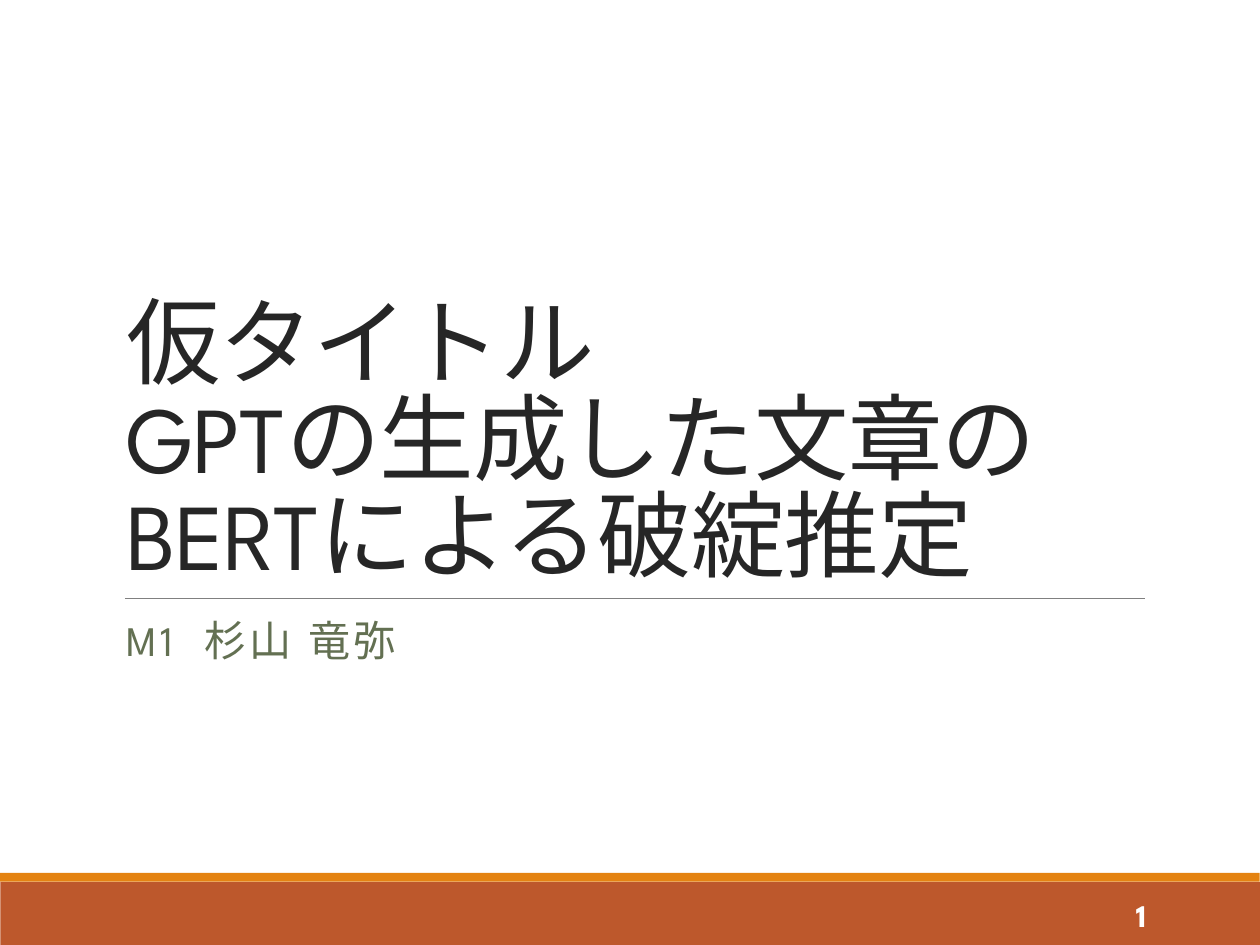
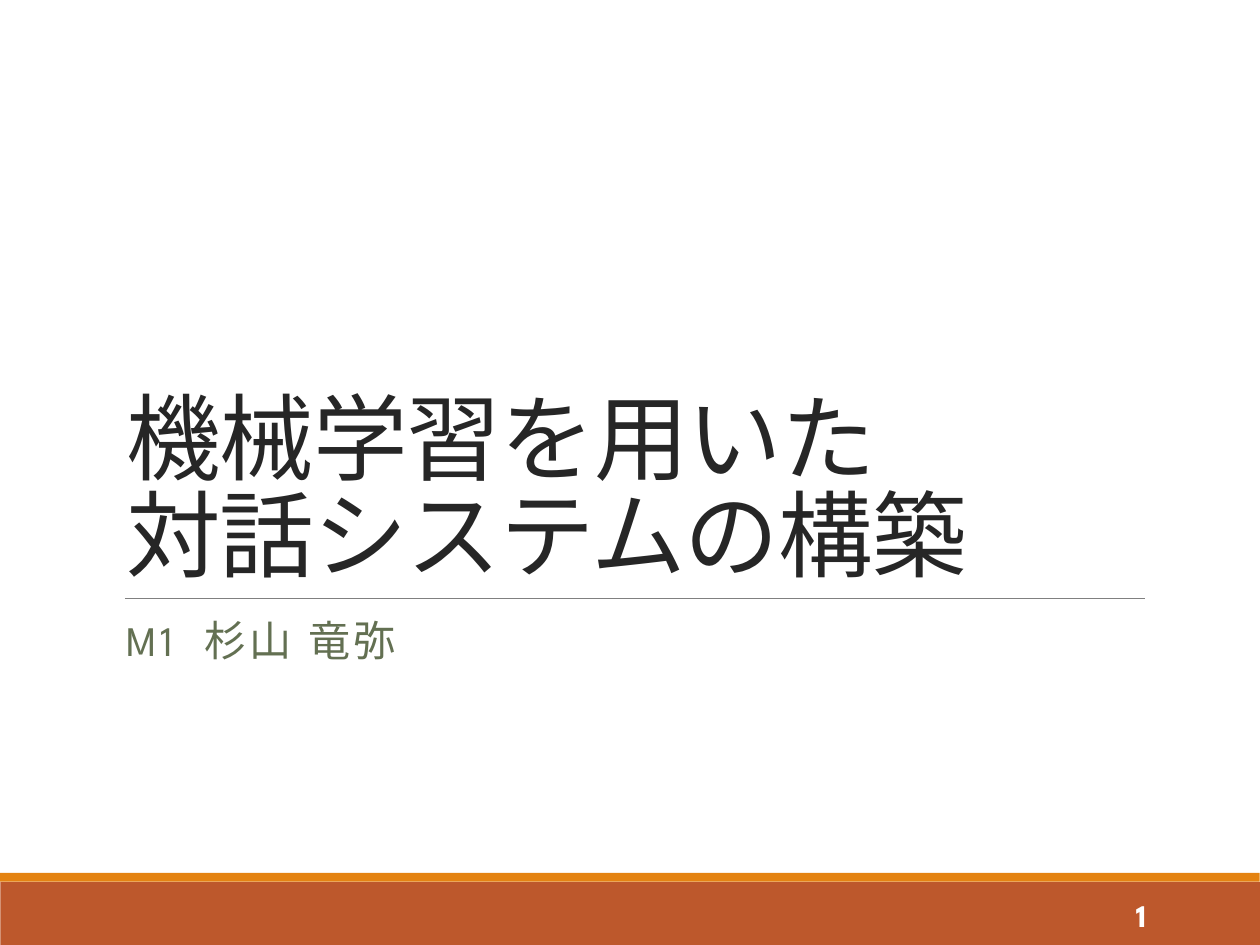
Before and after one commit to tatsuya-sugiyama/WeeklyReport, a slide deck: slide 1 of report/2021_t_1st/2021_1st_sugiyama.pptx. Drawn at 1260x945 pixels with LibreOffice and Linux fonts; fonts in the diff are those of the drawing. Boxes give left, top, right and bottom in pixels: in the first picture for what was removed or moved away, otherwise in the second. Text is boxed around its words. In the diff, an @@ line names an element or a change of style, - is before the commit and + after.

```diff
--- a/report/2021_t_1st/2021_1st_sugiyama.pptx
+++ b/report/2021_t_1st/2021_1st_sugiyama.pptx
@@ title at <box>126,393,967,578</box>: text changed @@
-仮タイトル
-GPTの生成した文章のBERTによる破綻推定
+機械学習を用いた
+対話システムの構築
```
Also in this commit, not shown: 18 other slides changed, 5 slides added, 1 slide removed, 2 other files.
